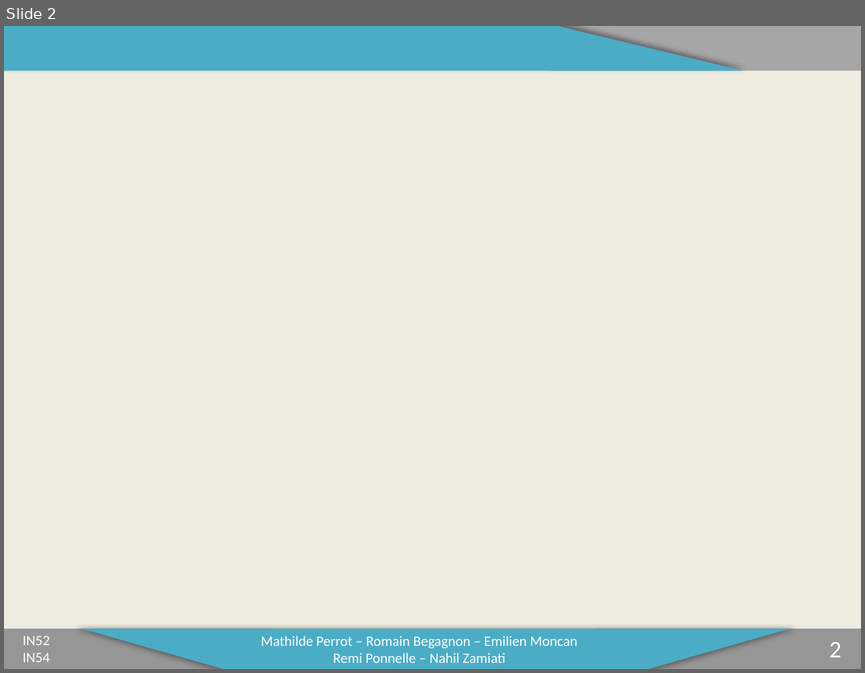
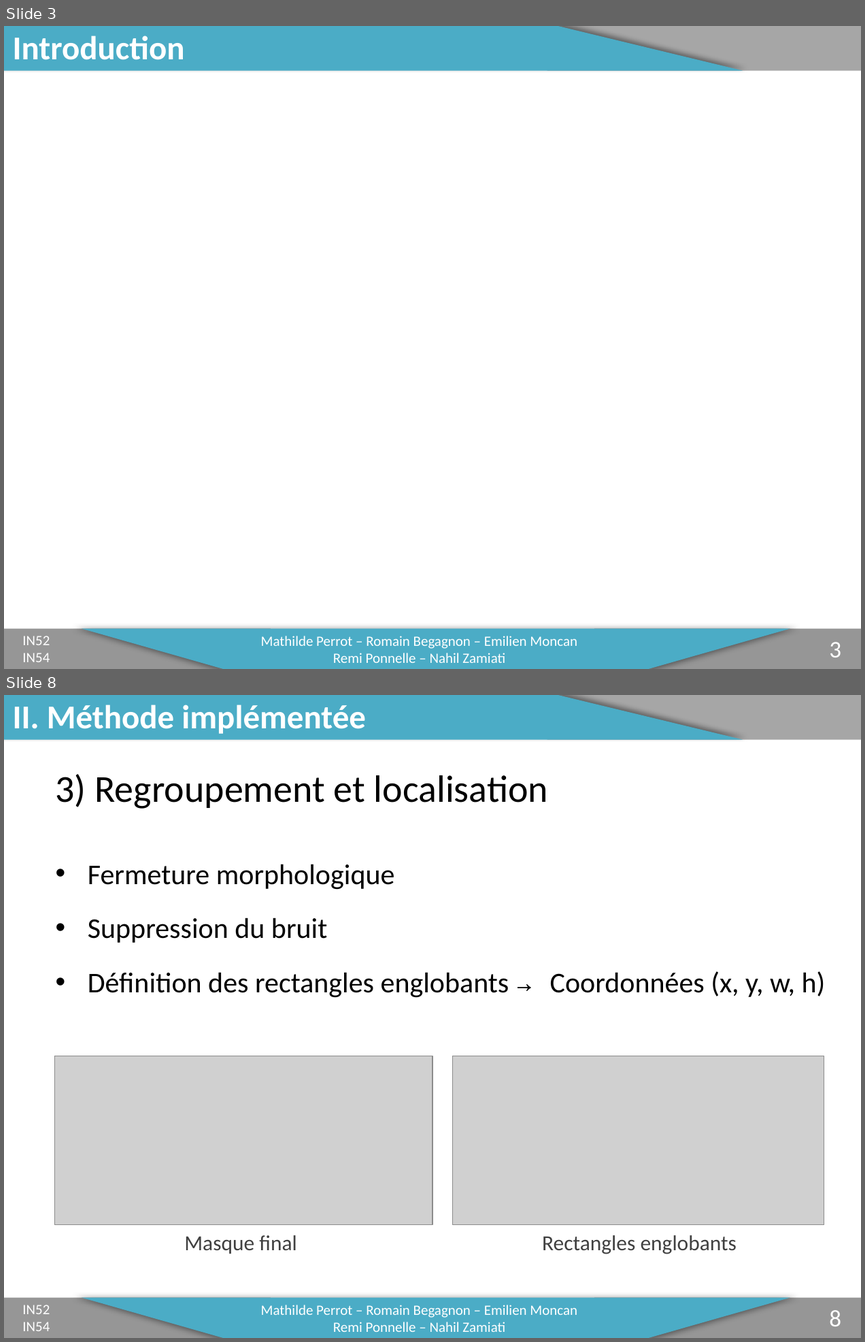
Before and after one commit to mathper/IN, a slide deck: Soutenance.pptx. Shown one above the other, each under a label of ours: slide 2 before the commit, slides 3 and 8 after it; the slides between them are not shown. The pictures are 865x673 and 865x1342 pixels, drawn with LibreOffice and Linux fonts; fonts in the diff are those of the drawing; grey boxes stand for pictures; background and template pictures are left out. Boxes give left, top, right and bottom in pixels: in the first picture for what was removed or moved away, otherwise in the second. Text is boxed around its words. In the diff, an @@ line names an element or a change of style, - is before the commit and + after.

Commit message:
Diapo - partie Méthode implémentée

```diff
--- a/Soutenance.pptx
+++ b/Soutenance.pptx
@@ slide 8 added at [4,695,861,1338], background #FFFFFF; not listed: 5 template elements that a slide beside it also shows @@
@@ title added at [13,705,366,734], 28 pt, text #FFFFFF, bold @@
+II. Méthode implémentée
@@ text added at [56,774,825,998], 24 pt, text #000000 @@
+3) Regroupement et localisation
+• Fermeture morphologique
+• Suppression du bruit
+• Définition des rectangles englobants → Coordonnées (x, y, w, h)
@@ picture added at [54,1055,432,1225] @@
@@ picture added at [453,1055,824,1225] @@
@@ text added at [184,1235,296,1253], 18 pt, text #404040 @@
+Masque final
@@ text added at [542,1235,736,1254], 18 pt, text #404040 @@
+Rectangles englobants
@@ text added at [22,1304,50,1331], 12 pt, text #FFFFFF @@
+IN52
+IN54
@@ text added at [261,1304,577,1331], 12 pt, text #FFFFFF @@
+Mathilde Perrot – Romain Begagnon – Emilien Moncan
+Remi Ponnelle – Nahil Zamiati
@@ page number added at [829,1310,841,1326], 20 pt, text #FFFFFF @@
+8
@@ what was slide 2 is now slide 3 @@
@@ slide 3 changed as well @@
@@ background #EEECE1 to #FFFFFF @@
@@ title added at [13,36,185,60], 28 pt, text #FFFFFF, bold @@
+Introduction
@@ page number at [829,641,841,657]: text changed @@
-2
+3
```
Also in this commit, not shown: 1 other slide changed, 7 other slides added.
